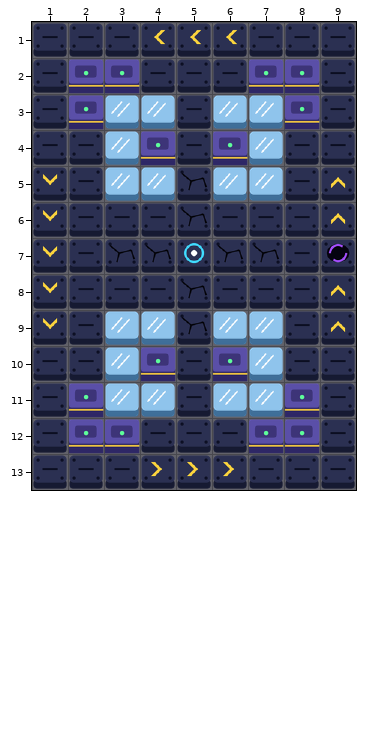
Tiled map (JSON) -- packages/examples/public/assets/starsweep/levels/level08.tmj. The picture above is the old version.
Cells are 48x48 px. Shown: x 1..9, y 1..13.
After:
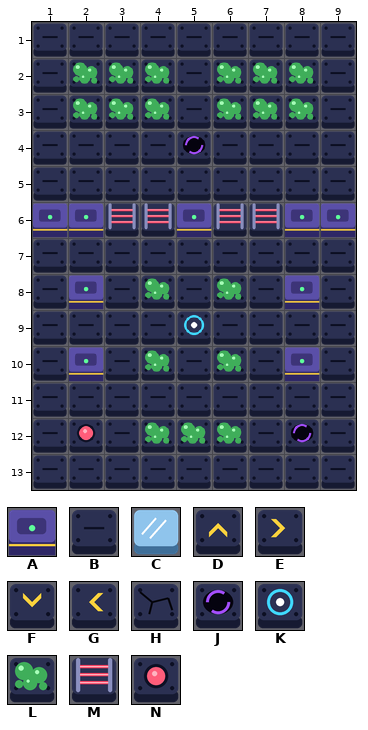
Key: from "starsweep": A 0, B 1, C 2, D 3, E 4, F 5, G 6, H 7, J 8, K 9, L 25, M 26, N 28.
_ is an empty cell.
Changes in this commit:
Layer "station":
y 1: x 4..6 GGG -> BBB
y 2: x 2..4 AAB -> LLL; x 6..8 BAA -> LLL
y 3: x 2..4 ACC -> LLL; x 6..8 CCA -> LLL
y 4: x 3..7 CABAC -> BBJBB
y 5: x 1 F -> B; x 3..7 CCHCC -> BBBBB; x 9 D -> B
y 6: x 1..9 FBBBHBBBD -> AAMMAMMAA
y 7: x 1 F -> B; x 3..7 HHKHH -> BBBBB; x 9 J -> B
y 8: x 1..2 FB -> BA; x 4..6 BHB -> LBL; x 8..9 BD -> AB
y 9: x 1 F -> B; x 3..7 CCHCC -> BBKBB; x 9 D -> B
y 10: x 2..4 BCA -> ABL; x 6..8 ACB -> LBA
y 11: x 2..4 ACC -> BBB; x 6..8 CCA -> BBB
y 12: x 2..8 AABBBAA -> NBLLLBJ
y 13: x 4..6 EEE -> BBB
Changed places in both pictures, as pixel boxes (x1, y1, x2, y2):
changed: (32, 29, 356, 477)
